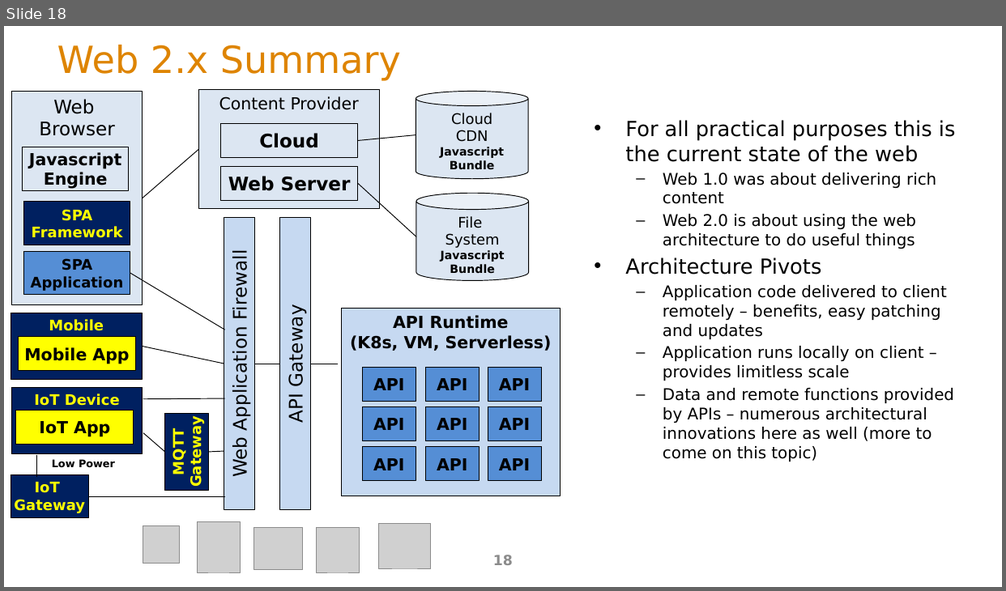
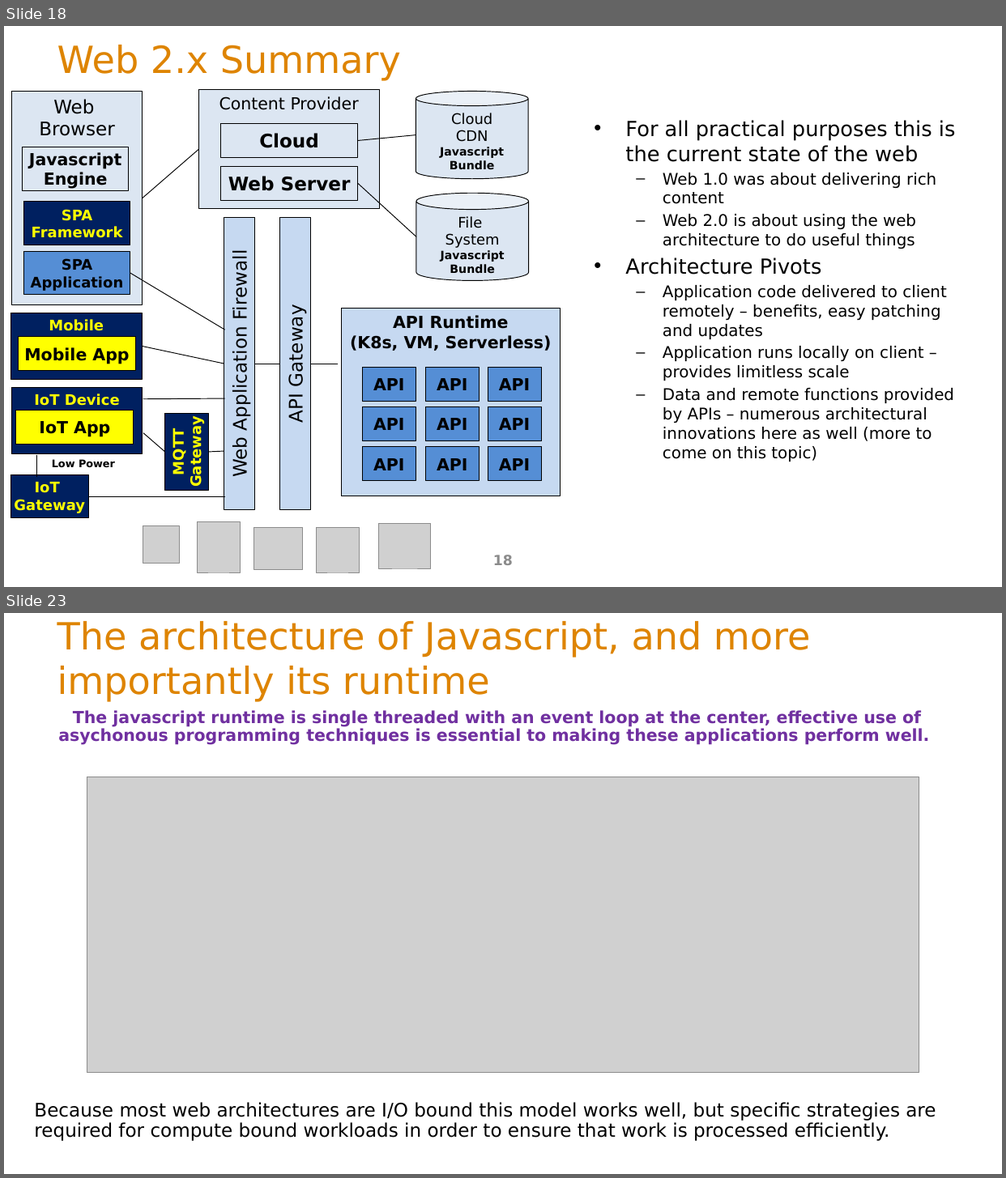
Before and after one commit to ArchitectingSoftware/SE577-SoftwareArchitecture, a slide deck: lectures/m5WebAndApiArchitecture.pptx. Shown one above the other, each under a label of ours: slide 18 before the commit, slides 18 and 23 after it; the slides between them are not shown. The pictures are 1006x591 and 1006x1178 pixels, drawn with LibreOffice and Linux fonts; fonts in the diff are those of the drawing; grey boxes stand for pictures. Boxes give left, top, right and bottom in pixels: in the first picture for what was removed or moved away, otherwise in the second. Text is boxed around its words. In the diff, an @@ line names an element or a change of style, - is before the commit and + after.

```diff
--- a/lectures/m5WebAndApiArchitecture.pptx
+++ b/lectures/m5WebAndApiArchitecture.pptx
@@ slide 23 added at box(4, 613, 1002, 1174), background #FFFFFF @@
@@ title added at box(57, 621, 811, 702), 36 pt, text #DE8400 @@
+The architecture of Javascript, and more importantly its runtime
@@ text added at box(58, 710, 930, 745), 16 pt, text #7030A0, bold @@
+The javascript runtime is single threaded with an event loop at the center, effective use of asychonous programming techniques is essential to making these applications perform well.
@@ picture added at box(87, 777, 918, 1072) @@
@@ text added at box(34, 1102, 936, 1141), 18 pt, text #000000 @@
+Because most web architectures are I/O bound this model works well, but specific strategies are required for compute bound workloads in order to ensure that work is processed efficiently.
```
Also in this commit, not shown: 8 other slides added, 4 other files.
